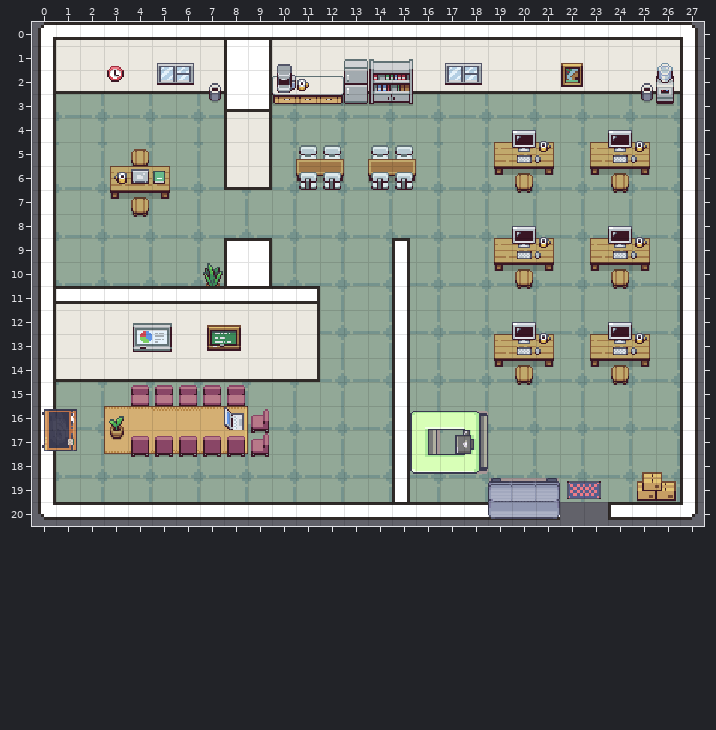
A Tiled map (JSON) gets an edit: src/renderer/src/assets/maps/office.tmj. Above is the file before it was changed.
Cells are 16x16 px. Shown: x 0..27, y 0..20. The commit also replaced the tileset; all pictures use the new one.
Once edited:
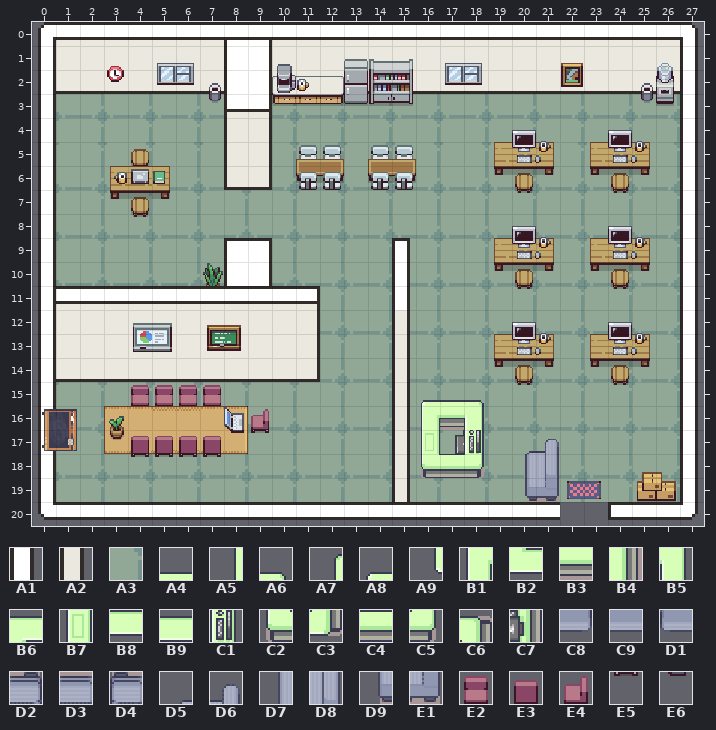
Key: from "A5 Office Floors & Walls": A1 20, A2 130, A3 271; from "interiors": A4 1, A5 1 turned 270, A6 2, A7 2 turned 270, A8 4, A9 4 turned 270, B1 16, B2 16 turned 270, B3 17, B4 17 turned 270, B5 18, B6 18 turned 270, B7 19, B8 32 turned 270, B9 34 turned 270, C1 36, C2 48, C3 48 turned 270, C4 49, C5 50, C6 50 turned 270, C7 67 turned 270, C8 1153 turned 180, C9 1154 turned 180, D1 1155 turned 180, D2 1169 turned 180, D3 1170 turned 180, D4 1171 turned 180, D5 1223, D6 1224, D7 1239, D8 1240, D9 1255, E1 1256; from "office-tileset": E2 256, E3 257, E4 259, E5 273, E6 410.
__ is an empty cell, ## one hidden under a higher layer.
The edit:
Layer "floor":
y 19: x 20 ## -> A3
Layer "walls":
y 12..19: x 15 A1 -> A2
Layer "furniture-below":
y 15: x 16..18 __ __ __ -> A8 A4 A6
y 16: x 15..18 A7 B6 B9 C6 -> __ B1 B3 B5
y 17: x 9 E4 -> E5; x 15..16 A5 B4 -> __ B7; x 18 C7 -> C1; x 20..21 __ __ -> D5 D6
y 18: x 8..9 E5 E5 -> __ __; x 15..18 A9 B2 B8 C3 -> __ C2 C4 C5; x 20..21 __ __ -> D7 D8
y 19: x 19..21 D4 D3 D2 -> __ D9 E1
y 20: x 19..21 D1 C9 C8 -> __ __ __
Layer "furniture-above":
y 15: x 8 E2 -> __
y 17: x 8..9 E3 E5 -> E6 __
Changed places in both pictures, as pixel boxes (x1, y1, x2, y2):
changed: (395, 310, 560, 519)
removed: (227, 385, 245, 406)
changed: (227, 430, 269, 457)
